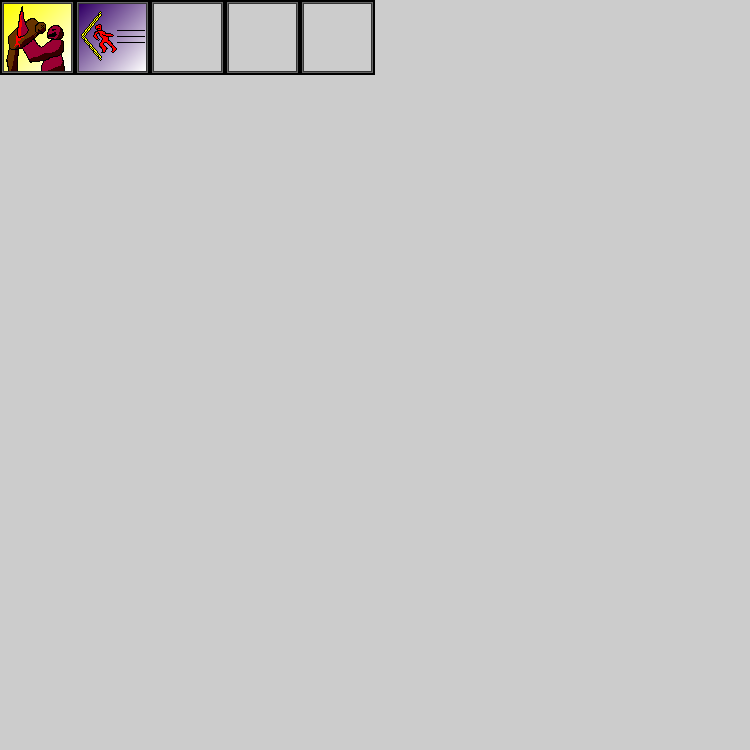
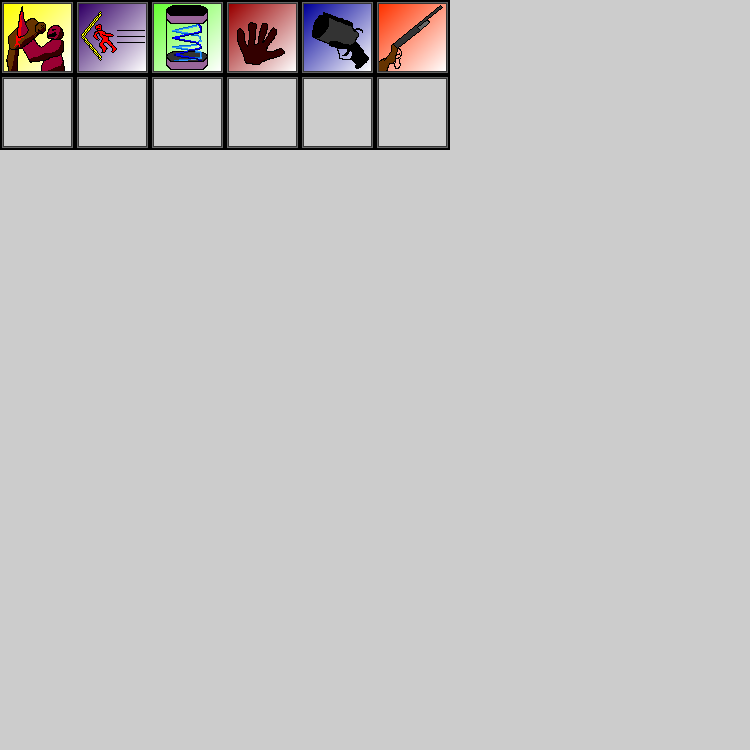
Before/after of a w=750, h=750 layered artwork. What changed in the layer stack:
painted on "border" over [0, 0, 450, 150]
painted on "color" over [166, 5, 443, 72]
painted on "colorfill" over [154, 4, 446, 71]
hid "grayscale", painted on it over [154, 5, 443, 72]
renamed "grapic outline" to "graphic outline", hid it, painted on it over [154, 5, 443, 72]
hid "grayfill" over [0, 0, 450, 150]
